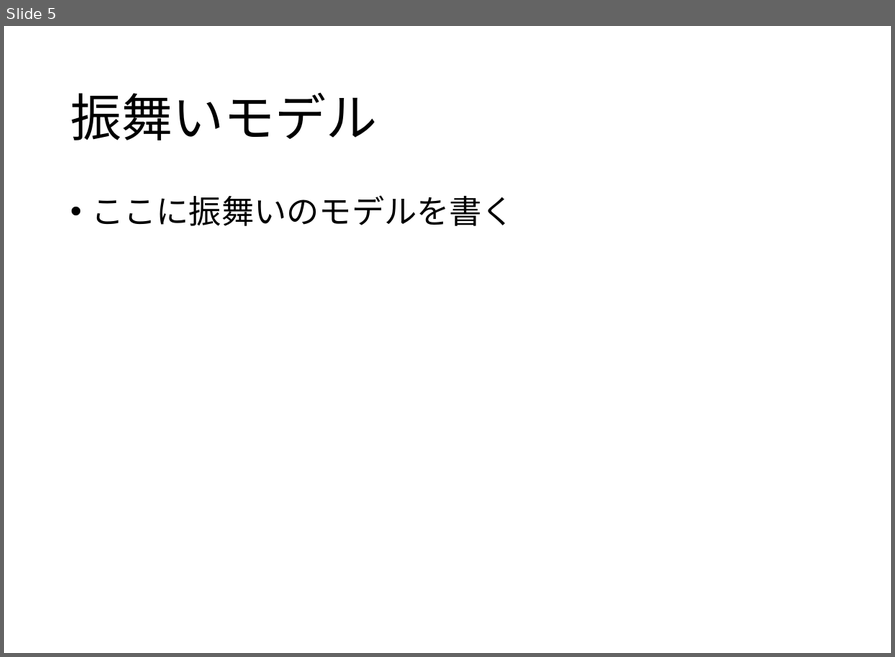
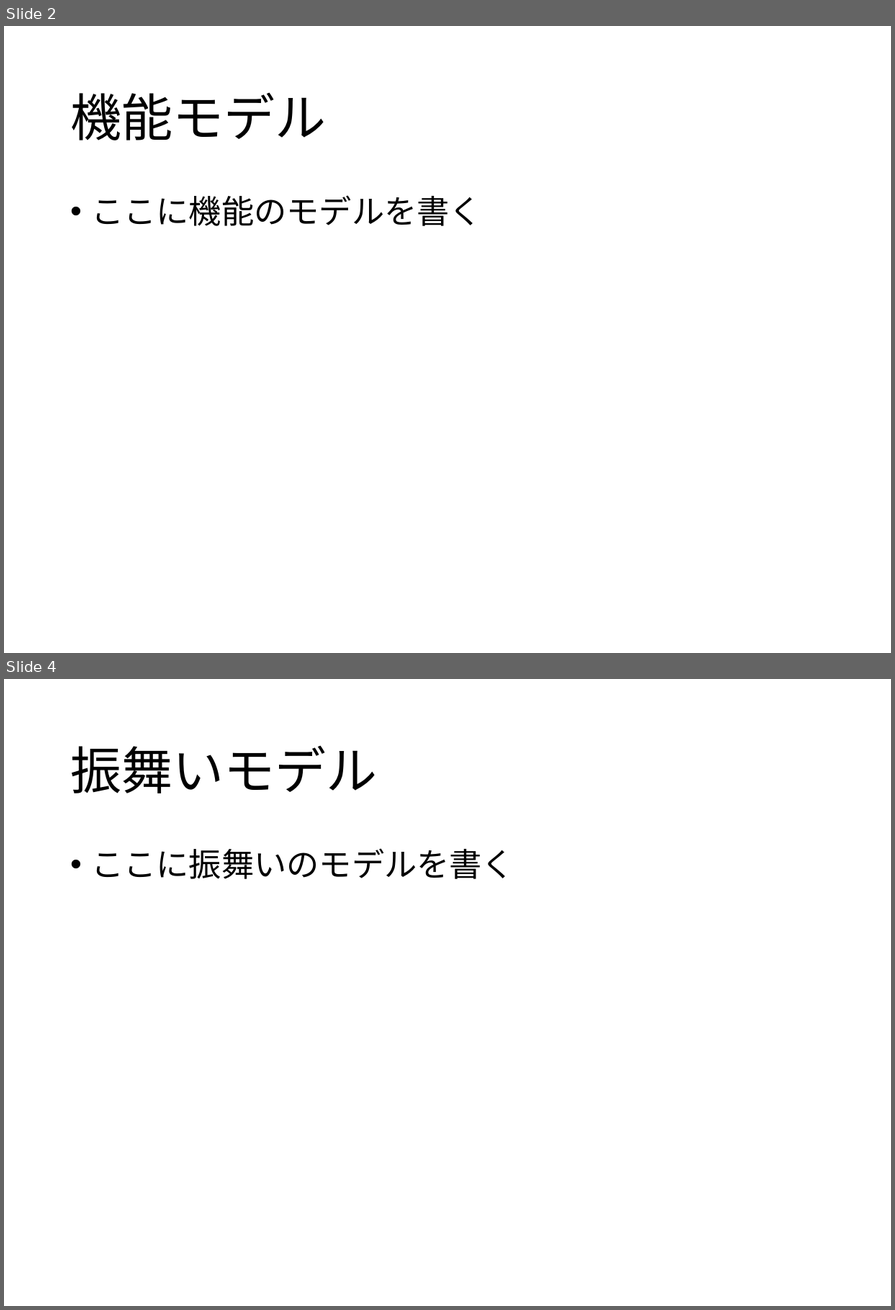
Before and after one commit to ishiki11/robot_b-team, a slide deck: model_file_template_primary.pptx. Shown one above the other, each under a label of ours: slide 5 before the commit, slides 2 and 4 after it; the slides between them are not shown. The pictures are 895x657 and 895x1310 pixels, drawn with LibreOffice and Linux fonts; fonts in the diff are those of the drawing. Boxes give left, top, right and bottom in pixels: in the first picture for what was removed or moved away, otherwise in the second. Text is boxed around its words. In the diff, an @@ line names an element or a change of style, - is before the commit and + after.

```diff
--- a/model_file_template_primary.pptx
+++ b/model_file_template_primary.pptx
@@ slide 2 added at <box>4,26,891,653</box>, background #FFFFFF @@
@@ title added at <box>70,92,326,140</box>, 68.6 pt, text #000000 @@
+機能モデル
@@ text added at <box>91,195,482,226</box>, 43.6 pt, text #000000 @@
+• ここに機能のモデルを書く
@@ what was slide 5 is now slide 4 @@
```
Also in this commit, not shown: 1 slide changed, 1 other slide added, 3 slides removed, 1 other file.
